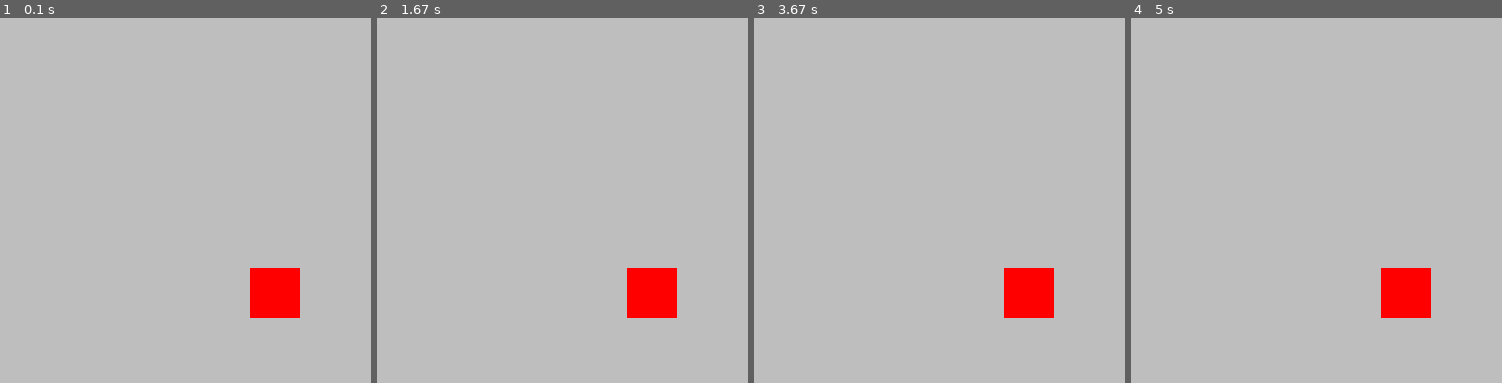
Above: before the commit, frames 1-4 (left to right).
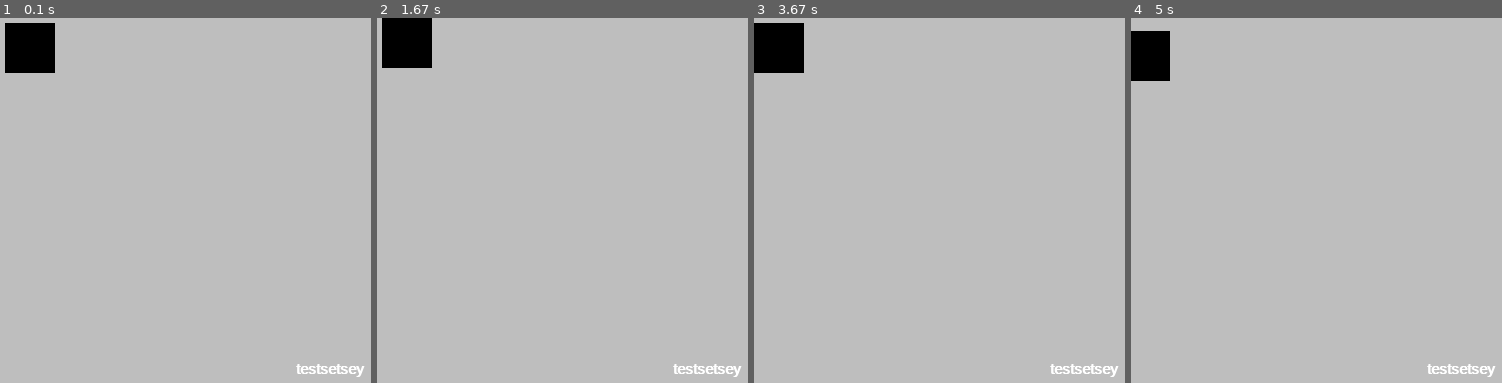
Above: after the commit, the same moments.

Repository: bhunao/pygamelibs
Game: pygame game, started from base_project.py
Two runs of this game, one before a commit and one after it. Both use one fixed random seed, a clock stepped at 60 frames per second and the inputs below.
Inputs (mouse positions are in pixels of both pictures, inside the frame that each line leads up to):
- Up to frame 1 (0.1 s): no input
- Up to frame 2 (1.67 s): tap Enter at 0.33 s; click (outside the picture) at 1.22 s; hold Up from 1.5 s (still down)
- Up to frame 3 (3.67 s): release Up at 1.97 s; click (outside the picture) at 2.05 s; hold Down 2.33-2.8 s; click (869, 299) at 2.88 s; click (outside the picture) at 3.22 s; hold Left from 3.5 s (still down)
- Up to frame 4 (5 s): release Left at 4.03 s; click (outside the picture) at 4.12 s; click (outside the picture) at 4.45 s; hold Down from 4.73 s (still down)

The runs differ from the first frame. In frame 1, 4.0% of the frame differs, in the area x 1-99%, y 1-99%; in frame 2, 4.0%; in frame 3, 4.0%; in frame 4, 3.6%.

Commit message:
simplify project, to much stuff doing nothing

Diff:
--- a/base_project.py
+++ b/base_project.py
@@ -1,42 +1,76 @@
 import sys
 import pygame
+import timeit
 
-from sprites.example import Sprite, GridSprite
-from config import configs
+from typing import List
+from pygame import Surface, key
+from pygame.sprite import Group, Sprite, AbstractGroup
+from functions import draw_text
+import config
+
+class Entity(Sprite):
+    def __init__(self, groups: Group | List[Group] = []):
+        super().__init__(*groups if isinstance(groups, list) else [groups])
+        self.name: str = "example_sprite"
+        self.image = Surface((50, 50))
+        self.rect = self.image.get_rect()
+
+    def move(self, x:int = 0, y: int = 0):
+        self.rect.move_ip(x, y)
+
+class System(AbstractGroup):
+    def __init__(self, *sprites) -> None:
+        super().__init__(*sprites)
+
+    @staticmethod
+    def move(entity: Entity, x, y):
+        entity.rect.move_ip(x, y)
+
+def move(entity: Entity, x, y):
+    entity.rect.move_ip(x, y)
+
+pygame.init()
+height = config.HEIGHT
+width = config.WIDTH
+screen = pygame.display.set_mode((width, height))
+clock = pygame.time.Clock()
 
 
-class Screen:
-    def __init__(self) -> None:
-        pygame.init()
-        height = configs["screen"]["height"]
-        width = configs["screen"]["width"]
-        self.screen = pygame.display.set_mode((width, height))
-        self.clock = pygame.time.Clock()
+system = System()
+player = Entity(groups=system)
+player.move(5, 5)
 
-        self.group = pygame.sprite.Group()
-        self.sprite = GridSprite(groups=self.group)
-        self.sprite.move_to_pos(5, 5)
 
-    def play(self):
-        while 1:
-            # background
-            self.screen.fill(configs["screen"]["background-color"])
+while 1:
+    # background
+    screen.fill(config.BACKGROUND_COLOR)
+    draw_text(screen, 'testsetsey', (330, 350))
 
-            # get mouse position
-            for event in pygame.event.get():
-                if event.type == pygame.QUIT:
-                    pygame.quit()
-                    sys.exit()
-                if event.type == pygame.KEYDOWN:
-                    if event.key == pygame.K_ESCAPE:
-                        pygame.quit()
-                        exit()
+    # get mouse position
+    for event in pygame.event.get():
+        if event.type == pygame.QUIT:
+            pygame.quit()
+            sys.exit()
+        if event.type == pygame.KEYDOWN:
+            if event.key == pygame.K_ESCAPE:
+                pygame.quit()
+                exit()
 
-            self.group.draw(self.screen)
-            self.group.update()
+    keys = key.get_pressed()
+    mov = [0, 0]
+    if keys[pygame.K_RIGHT]:
+        mov[0] += 1
+    if keys[pygame.K_LEFT]:
+        mov[0] += -1
+    if keys[pygame.K_UP]:
+        mov[1] += -1
+    if keys[pygame.K_DOWN]:
+        mov[1] += 1
 
-            pygame.display.flip()
-            self.clock.tick(30)
 
-if __name__ == "__main__":
-    Screen().play()
+    System.move(player, *mov)
+    system.draw(screen)
+    system.update()
+
+    pygame.display.flip()
+    clock.tick(30)
--- a/config.py
+++ b/config.py
@@ -6,3 +6,8 @@
         "background-color": "gray"
     }
 }
+
+NAME = 'example project'
+WIDTH = 600
+HEIGHT = 800
+BACKGROUND_COLOR = 'gray'
--- a/main.py
+++ /dev/null
@@ -1,5 +0,0 @@
-from base_project import Screen
-
-
-screen = Screen()
-screen.play()
--- a/sprites/example.py
+++ /dev/null
@@ -1,38 +0,0 @@
-from typing import List, Tuple
-from pygame import Color, Rect, Surface
-from pygame.sprite import Sprite, Group
-from pygame.math import Vector2
-from pygame.draw import rect
-
-
-class Sprite(Sprite):
-    def __init__(self, groups: Group | List[Group] = []):
-        super().__init__(*groups if isinstance(groups, list) else [groups])
-        self.name: str = "example_sprite"
-        self.image = Surface((50, 50))
-        self.rect = self.image.get_rect()
-
-    def move(self, x:int = 0, y: int = 0):
-        self.rect.move_ip(x, y)
-
-
-class GridSprite(Sprite):
-    def __init__(self, size:Tuple[int, int] = (50, 50), color = (255, 0 ,0), border_color: Color | None = None, groups: Group | List[Group] = []):
-        super().__init__(*groups if isinstance(groups, list) else [groups])
-
-        self.name: str = "grid_sprite"
-        self.size = Vector2(size)
-        self.image = Surface(self.size)
-        box = Rect(0, 0, self.size.x, self.size.y)
-        self.image.fill(color)
-        # rect(self.image, color, box)
-        if border_color:
-            rect(self.image, (255, 125, 125), box, 5)
-
-        self.rect = self.image.get_rect()
-
-    def move(self, x:int = 0, y: int = 0) -> None:
-        self.rect.move_ip(x*self.size.x, y*self.size.y)
-
-    def move_to_pos(self, x:int = 0, y: int = 0) -> None:
-        self.rect.topleft = (x*self.size.x, y*self.size.y)
Renamed: helper/functions.py -> functions.py
Empty file removed: sprites/__init__.py
